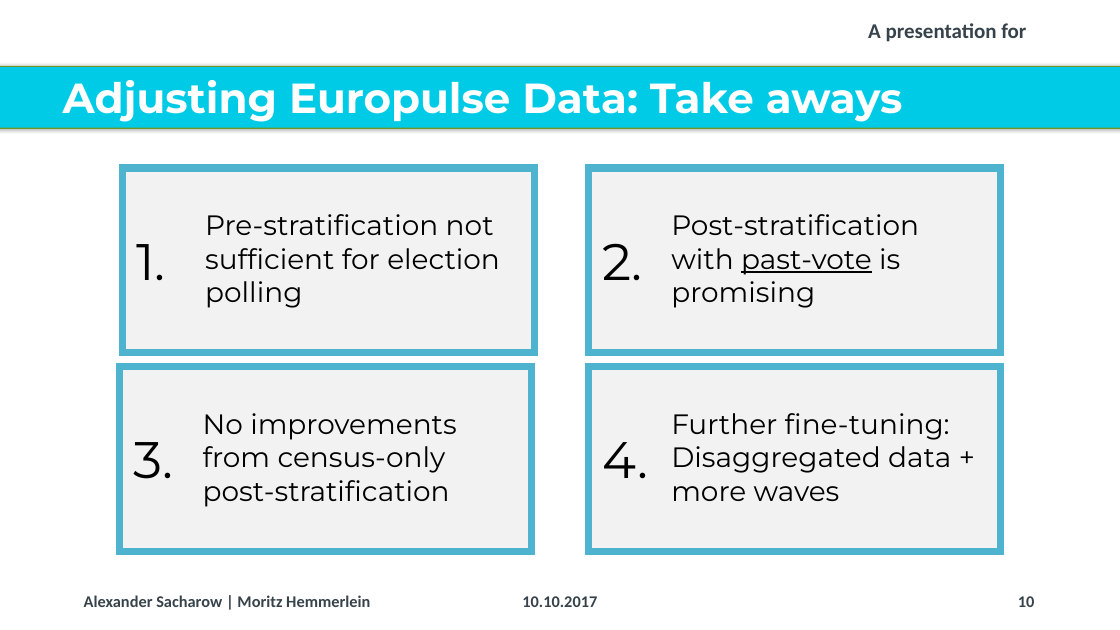
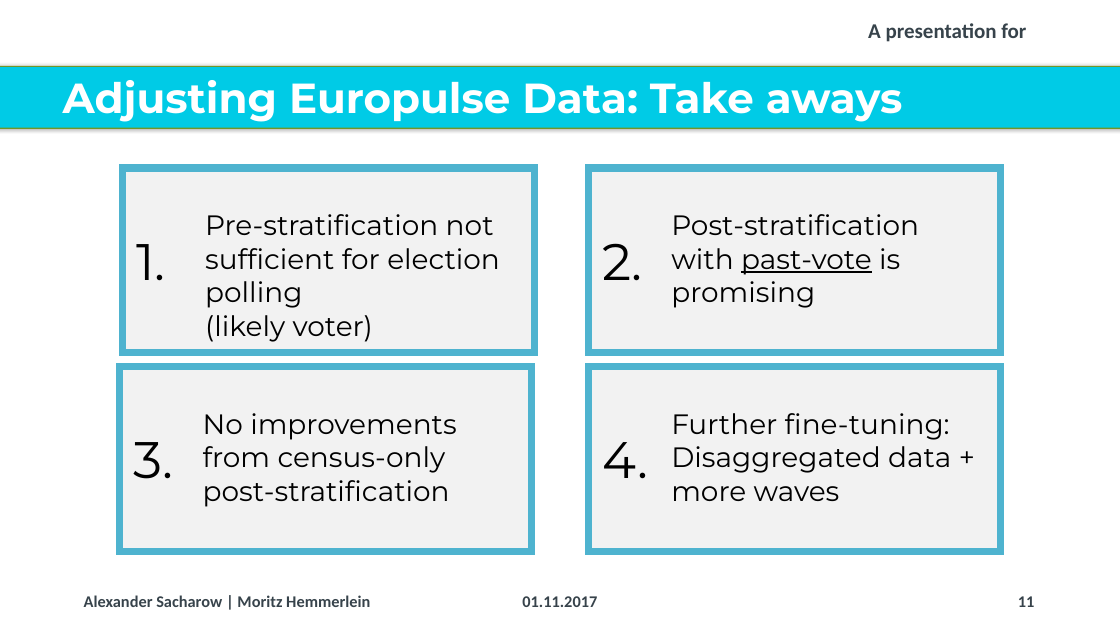
Before and after one commit to Corrod3/ElectionForecasting, a slide deck: slide 11 of Dalia Presentation/20171006_Dalia_Lunchtime Talk_Election Forecasting_v2.pptx (slide 10 before the commit). Drawn at 1120x630 pixels with LibreOffice and Linux fonts; fonts in the diff are those of the drawing; background and template pictures are left out. Boxes give left, top, right and bottom in pixels: in the first picture for what was removed or moved away, otherwise in the second. Text is boxed around its words. In the diff, an @@ line names an element or a change of style, - is before the commit and + after.

```diff
--- a/Dalia Presentation/20171006_Dalia_Lunchtime Talk_Election Forecasting_v2.pptx
+++ b/Dalia Presentation/20171006_Dalia_Lunchtime Talk_Election Forecasting_v2.pptx
@@ text at bbox=[205, 315, 373, 342]: paragraph added @@
+(likely voter)
@@ text at bbox=[522, 596, 597, 607]: text changed @@
-10.10.2017
+01.11.2017
@@ page number at bbox=[1018, 596, 1035, 607]: text changed @@
-10
+11
```
Also in this commit, not shown: 12 other slides changed, 4 slides added, 3 other files.
